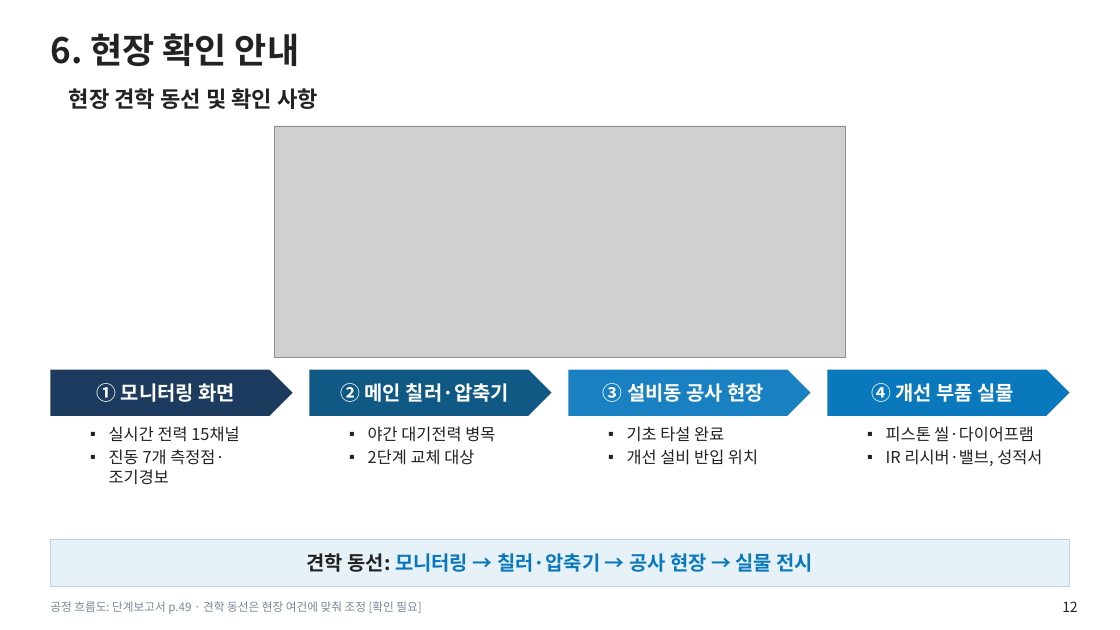
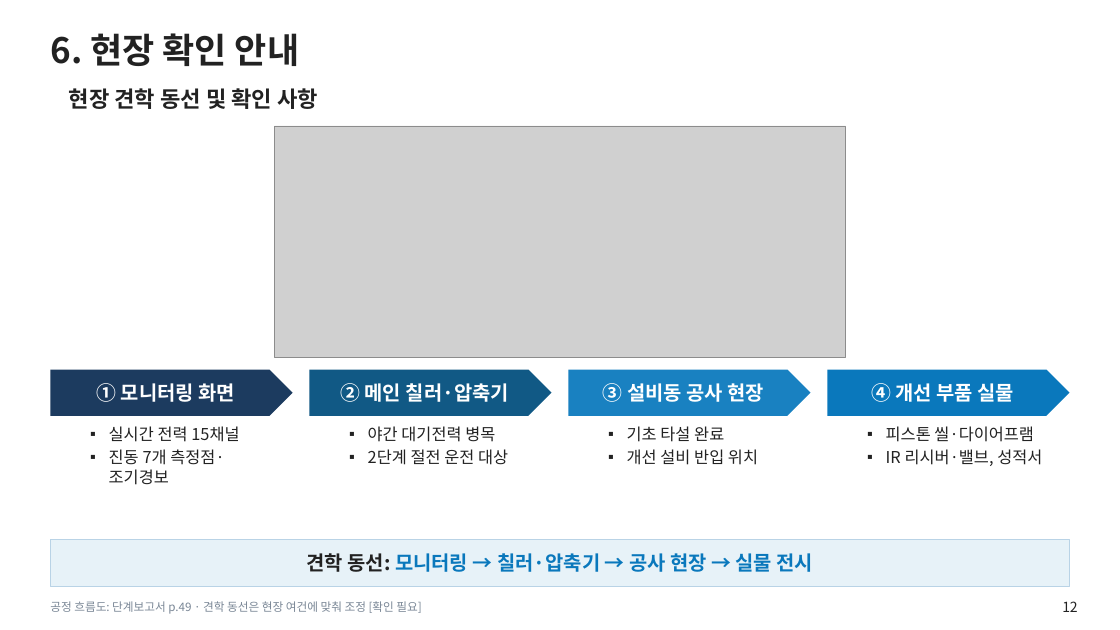
Before and after one commit to jungdw180-debug/h2, a slide deck: slide 12 of slides/1단계_단계평가_현장평가판.pptx. Drawn at 1120x630 pixels with LibreOffice and Linux fonts; fonts in the diff are those of the drawing; grey boxes stand for pictures; background and template pictures are left out. Boxes give left, top, right and bottom in pixels: in the first picture for what was removed or moved away, otherwise in the second. Text is boxed around its words. In the diff, an @@ line names an element or a change of style, - is before the commit and + after.

```diff
--- a/slides/1단계_단계평가_현장평가판.pptx
+++ b/slides/1단계_단계평가_현장평가판.pptx
@@ text at [368,449,508,465]: text changed @@
-  ▪ 2단계 교체 대상
+  ▪ 2단계 절전 운전 대상
```
Also in this commit, not shown: 3 other slides changed, 9 other files.
